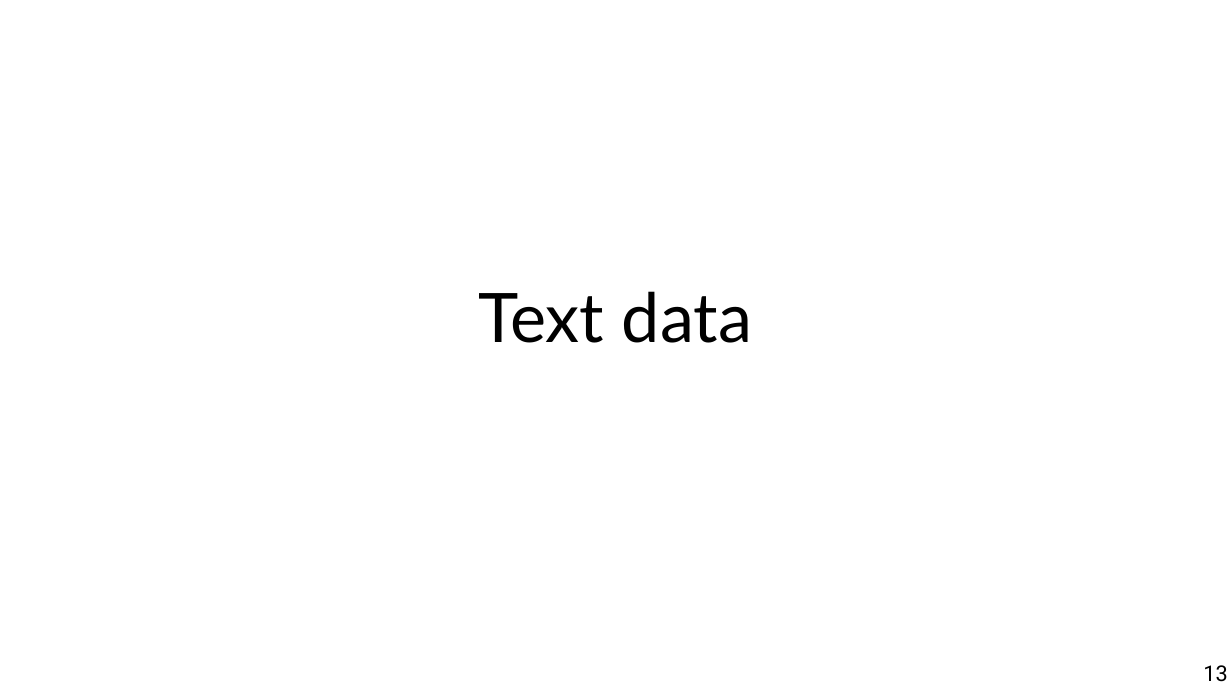
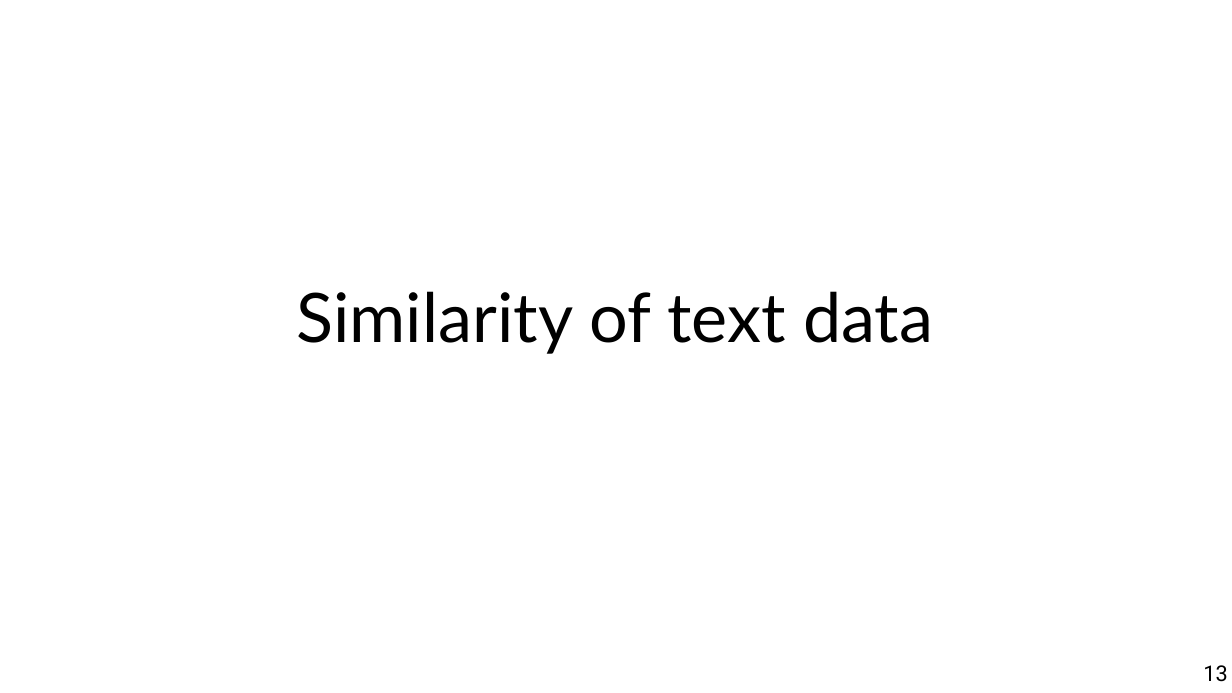
Before and after one commit to marco-calautti/data-mining-course, a slide deck: slide 13 of theory/odp/tt07_sim_beyond_numerical.odp. Drawn at 1232x693 pixels with LibreOffice and Linux fonts; fonts in the diff are those of the drawing. Boxes give left, top, right and bottom in pixels: in the first picture for what was removed or moved away, otherwise in the second. Text is boxed around its words. In the diff, an @@ line names an element or a change of style, - is before the commit and + after.

```diff
--- a/theory/odp/tt07_sim_beyond_numerical.odp
+++ b/theory/odp/tt07_sim_beyond_numerical.odp
@@ title at [297,291,933,354]: text changed @@
-Text data
+Similarity of text data
```
Also in this commit, not shown: 15 other slides changed, 2 slides added, 1 other file.
